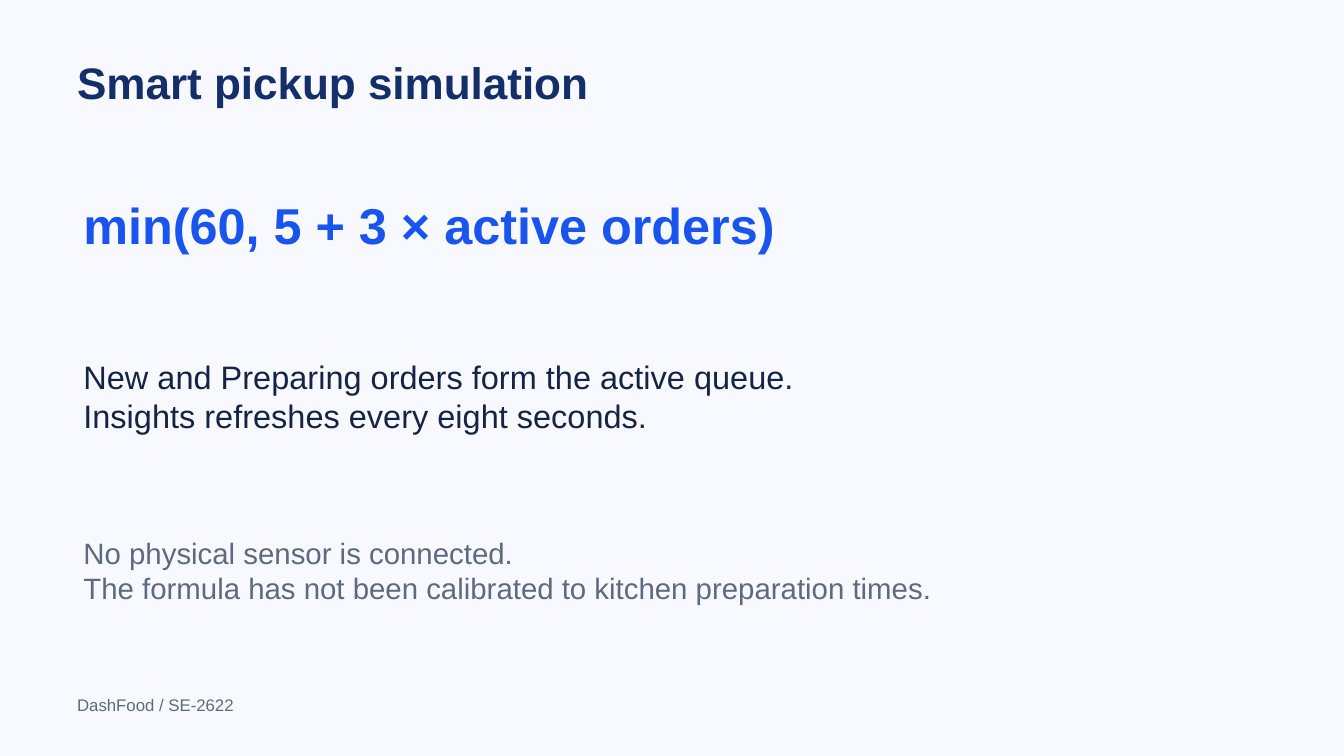
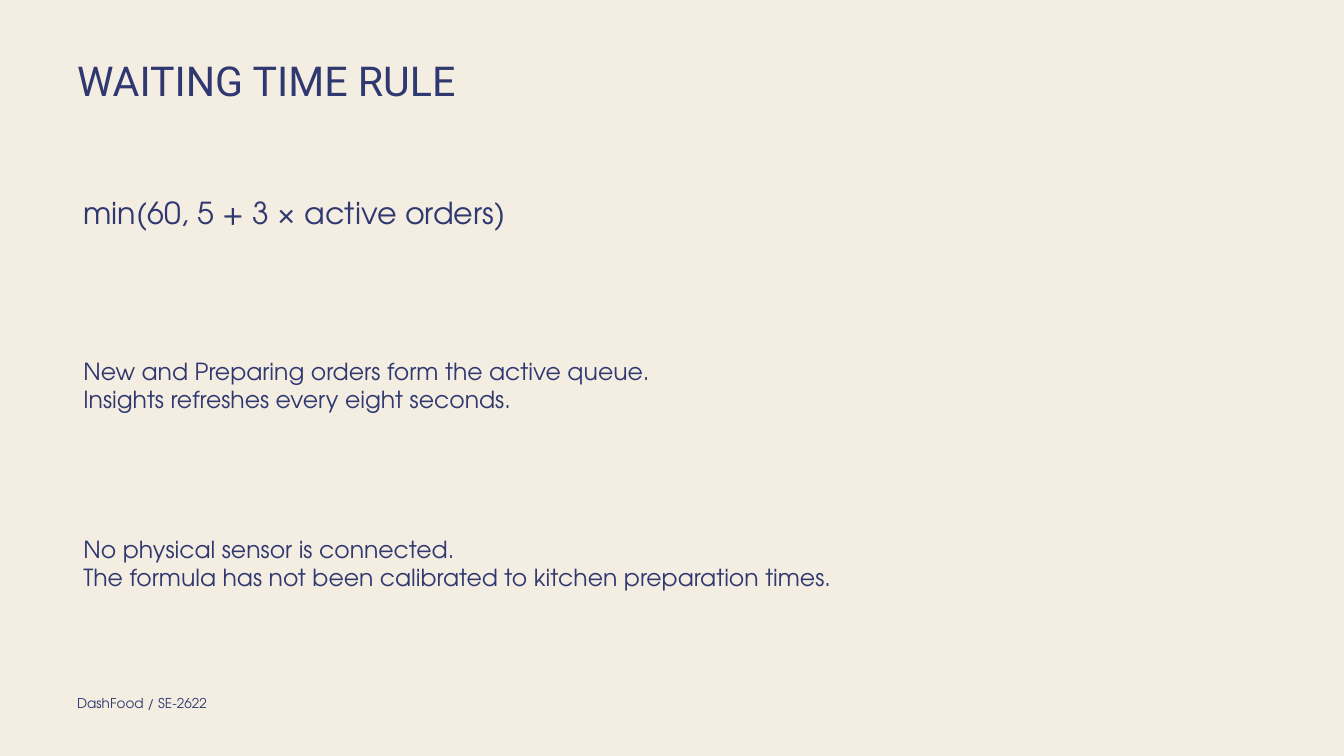
Before and after one commit to Arqode/CafeSystem, a slide deck: slide 9 of output/final/DashFood_Final_Presentation.pptx. Drawn at 1344x756 pixels with LibreOffice and Linux fonts; fonts in the diff are those of the drawing. Boxes give left, top, right and bottom in pixels: in the first picture for what was removed or moved away, otherwise in the second. Text is boxed around its words. In the diff, an @@ line names an element or a change of style, - is before the commit and + after.

```diff
--- a/output/final/DashFood_Final_Presentation.pptx
+++ b/output/final/DashFood_Final_Presentation.pptx
@@ background #F7F9FE to #F4EDE2 @@
@@ text at (77,66,456,97): text changed; size 31.5 to 29.4 pt; font Arial to Roboto; text colour #142E69 to #303870; bold off @@
-Smart pickup simulation
+WAITING TIME RULE
@@ text "min(60, 5 + 3 × ..." at (83,201,506,231): size 36 to 21.6 pt, font Arial to TeX Gyre Adventor, text colour #1854ED to #303870, bold off @@
@@ text "New and Preparing orders form ..." at (83,362,649,413): size 23.2 to 16.8 pt, font Arial to TeX Gyre Adventor, text colour #152344 to #303870 @@
@@ text "No physical sensor is connected." at (83,540,831,591): size 21 to 16.8 pt, font Arial to TeX Gyre Adventor, text colour #5D6A82 to #303870 @@
@@ text "DashFood / SE-2622" at (77,698,207,708): size 12 to 9.7 pt, font Arial to TeX Gyre Adventor, text colour #5D6A82 to #303870 @@
```
Also in this commit, not shown: 9 other slides changed, 54 other files.
